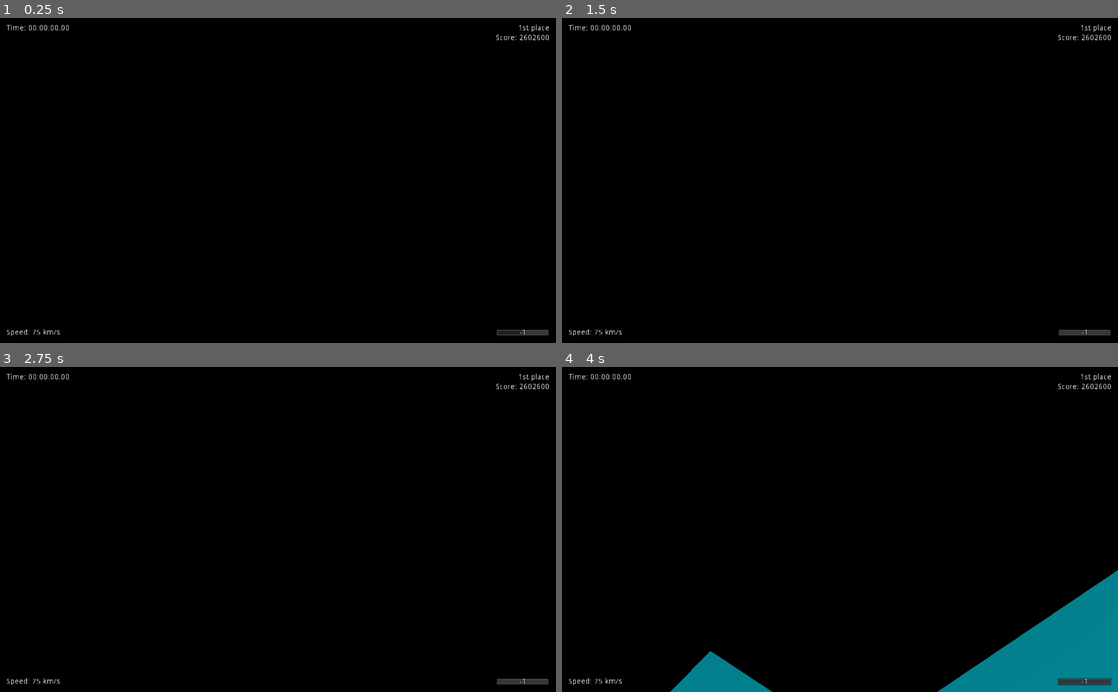
Above: before the commit, frames 1-4 (two rows, left to right).
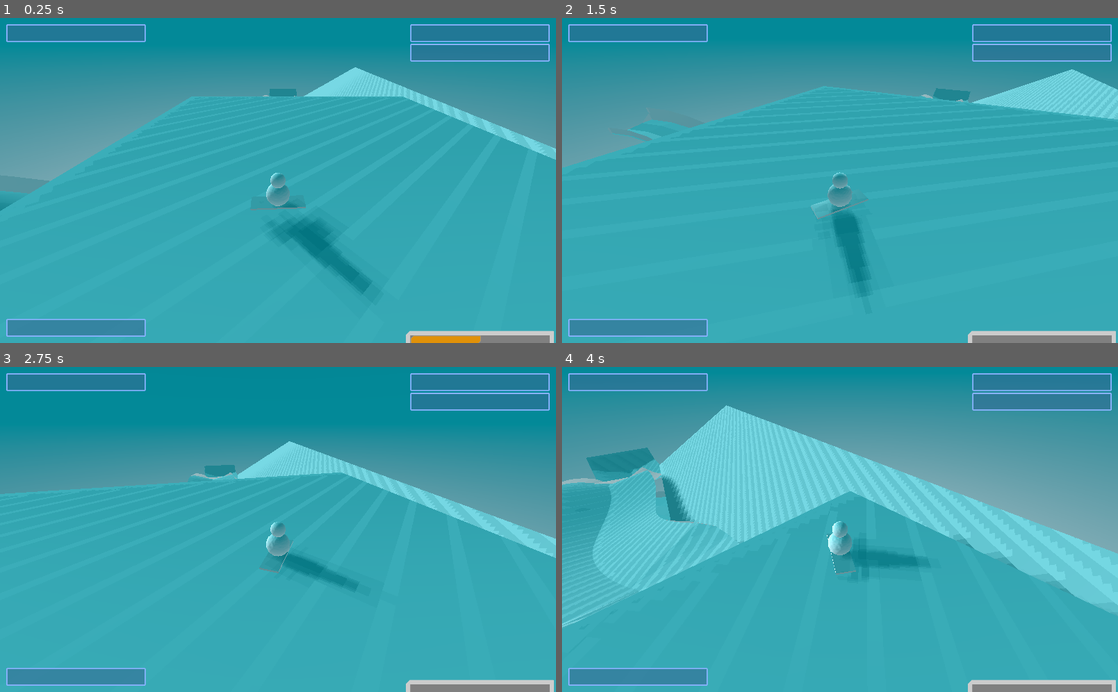
Above: after the commit, the same moments.

Repository: DeerTears/KinematicBoarder
Game: Godot game, scene res://Levels/Area1.tscn
The game is run twice, just before and just after one commit, with the same random seed, the same clock (stepped at 60 frames per second) and the same inputs.
Inputs (mouse positions are in pixels of both pictures, inside the frame that each line leads up to):
- Up to frame 1 (0.25 s): no input
- Up to frame 2 (1.5 s): move the mouse to (867, 180) at 0.52 s; hold Space (jump) 0.53-1.28 s; hold W (fwd) from 0.53 s (still down); move the mouse to (812, 180) at 1.27 s; tap Mouse wheel up (zoom_in) at 1.35 s
- Up to frame 3 (2.75 s): keep holding W (fwd); tap Space (jump) at 1.52, 1.55, 1.82, 2.3 s; move the mouse to (289, 523) at 2.02 s; hold Mouse wheel down (zoom_out) from 2.03 s (still down)
- Up to frame 4 (4 s): keep holding W (fwd); move the mouse to (834, 536) at 2.77 s; release Mouse wheel down (zoom_out) at 2.78 s; tap Space (jump) at 2.85, 3.02, 3.32, 3.77, 3.8 s; move the mouse to (878, 532) at 3.52 s; hold Mouse wheel up (zoom_in) from 3.53 s (still down)

The runs differ from the first frame. In frame 1, 100% of the frame differs, in the area x 0-100%, y 0-100%; in frame 2, 100%; in frame 3, 100%; in frame 4, 100%.

Commit message:
++fonts/themed HUD, ++speedometer, some ramp phys

Diff:
--- a/Actors/Player.tscn
+++ b/Actors/Player.tscn
@@ -1,28 +1,48 @@
-[gd_scene load_steps=20 format=2]
+[gd_scene load_steps=22 format=2]
 
 [ext_resource path="res://Actors/Scripts/Player.gd" type="Script" id=1]
 [ext_resource path="res://Actors/Scripts/Rider.gd" type="Script" id=2]
-[ext_resource path="res://icon.png" type="Texture" id=3]
-
-[sub_resource type="CubeMesh" id=1]
-size = Vector3( 0.5, 1, 0.5 )
+[ext_resource path="res://UI/Themes/slopestyle_a2.tres" type="Theme" id=4]
+
+[sub_resource type="OpenSimplexNoise" id=19]
+period = 12.0
+
+[sub_resource type="NoiseTexture" id=20]
+width = 256
+height = 256
+seamless = true
+as_normalmap = true
+bump_strength = 4.5
+noise = SubResource( 19 )
 
 [sub_resource type="SpatialMaterial" id=2]
-flags_transparent = true
-flags_unshaded = true
 vertex_color_use_as_albedo = true
-albedo_color = Color( 1, 1, 1, 0.313726 )
-albedo_texture = ExtResource( 3 )
+normal_enabled = true
+normal_scale = 1.0
+normal_texture = SubResource( 20 )
 uv1_offset = Vector3( 0.5, 0, 0 )
 
 [sub_resource type="SphereMesh" id=3]
 material = SubResource( 2 )
-radius = 0.5
-height = 1.0
+radius = 0.4
+height = 0.8
 radial_segments = 16
 rings = 8
 
+[sub_resource type="SphereMesh" id=21]
+material = SubResource( 2 )
+radius = 0.65
+height = 1.3
+radial_segments = 16
+rings = 8
+
+[sub_resource type="SpatialMaterial" id=22]
+metallic = 0.12
+metallic_specular = 1.0
+roughness = 0.3
+
 [sub_resource type="CubeMesh" id=4]
+material = SubResource( 22 )
 size = Vector3( 1, 0.1, 3 )
 
 [sub_resource type="PrismMesh" id=5]
@@ -34,6 +54,9 @@
 
 [sub_resource type="SphereShape" id=7]
 radius = 1.5
+
+[sub_resource type="BoxShape" id=23]
+extents = Vector3( 0.5, 0.15, 1.8 )
 
 [sub_resource type="PrismMesh" id=8]
 size = Vector3( 0.5, 0.5, 0.2 )
@@ -45,30 +68,9 @@
 radial_segments = 4
 rings = 1
 
-[sub_resource type="Curve" id=10]
-bake_resolution = 32
-_data = [ Vector2( 0, 0 ), 0.0, 0.0, 0, 0, Vector2( 1, 1 ), 0.0, 0.0, 0, 0 ]
-
-[sub_resource type="CurveTexture" id=11]
-curve = SubResource( 10 )
-
-[sub_resource type="SpatialMaterial" id=12]
-resource_local_to_scene = true
-flags_transparent = true
-flags_unshaded = true
-params_billboard_mode = 2
-albedo_texture = SubResource( 11 )
-distance_fade_mode = 1
-distance_fade_min_distance = 10.0
-distance_fade_max_distance = 20.0
-
-[sub_resource type="QuadMesh" id=13]
-material = SubResource( 12 )
-size = Vector2( 2, 1 )
-
 [sub_resource type="QuadMesh" id=14]
 resource_local_to_scene = true
-size = Vector2( 4, 1 )
+size = Vector2( 6, 1.5 )
 
 [sub_resource type="ViewportTexture" id=15]
 viewport_path = NodePath("InfoBillboard/Viewport")
@@ -81,11 +83,20 @@
 params_billboard_mode = 1
 albedo_texture = SubResource( 15 )
 
+[sub_resource type="DynamicFontData" id=17]
+font_path = "res://Fonts/src/Sarpanch-Black.ttf"
+
+[sub_resource type="DynamicFont" id=18]
+size = 24
+use_mipmaps = true
+use_filter = true
+font_data = SubResource( 17 )
+
 [node name="Player" type="Spatial"]
 script = ExtResource( 1 )
 
 [node name="Rider" type="KinematicBody" parent="."]
-collision_mask = 16
+collision_mask = 20
 script = ExtResource( 2 )
 
 [node name="TransformCam" type="RemoteTransform" parent="Rider"]
@@ -105,14 +116,14 @@
 
 [node name="Meshes" type="Spatial" parent="Rider"]
 
-[node name="Body" type="MeshInstance" parent="Rider/Meshes"]
-transform = Transform( 1, 0, 0, 0, 1, 0, 0, 0, 1, 0, 0.05, 0 )
-mesh = SubResource( 1 )
-material/0 = null
-
 [node name="Head" type="MeshInstance" parent="Rider/Meshes"]
 transform = Transform( 1, 0, 0, 0, 1, 0, 0, 0, 1, 0, 1, 0 )
 mesh = SubResource( 3 )
+material/0 = null
+
+[node name="Body" type="MeshInstance" parent="Rider/Meshes"]
+transform = Transform( 1, 0, 0, 0, 1, 0, 0, 0, 1, 0, 0.1, 0 )
+mesh = SubResource( 21 )
 material/0 = null
 
 [node name="Board" type="MeshInstance" parent="Rider/Meshes"]
@@ -136,6 +147,13 @@
 
 [node name="CollisionShape" type="CollisionShape" parent="Rider/FinishDetector"]
 shape = SubResource( 7 )
+
+[node name="RampDetector" type="Area" parent="Rider"]
+collision_mask = 4
+
+[node name="CollisionShape" type="CollisionShape" parent="Rider/RampDetector"]
+transform = Transform( 1, 0, 0, 0, 1, 0, 0, 0, 1, 0, -0.5, 0 )
+shape = SubResource( 23 )
 
 [node name="CamJoint" type="Spatial" parent="."]
 transform = Transform( -1, 0, -3.25841e-07, 0, 1, 0, 3.25841e-07, 0, -1, 0, 1, 0 )
@@ -161,11 +179,6 @@
 material/0 = null
 
 [node name="InfoBillboard" type="Spatial" parent="."]
-
-[node name="Rank" type="MeshInstance" parent="InfoBillboard"]
-transform = Transform( 1, 0, 0, 0, 1, 0, 0, 0, 1, 0, 3.2, 0 )
-mesh = SubResource( 13 )
-material/0 = null
 
 [node name="Time" type="MeshInstance" parent="InfoBillboard"]
 transform = Transform( 1, 0, 0, 0, 1, 0, 0, 0, 1, 0, 2.2, 0 )
@@ -183,22 +196,20 @@
 render_target_v_flip = true
 gui_disable_input = true
 
-[node name="MarginContainer" type="MarginContainer" parent="InfoBillboard/Viewport"]
-anchor_right = 1.0
-anchor_bottom = 1.0
-__meta__ = {
-"_edit_use_anchors_": false
-}
-
-[node name="Label" type="Label" parent="InfoBillboard/Viewport/MarginContainer"]
-margin_top = 25.0
-margin_right = 256.0
-margin_bottom = 39.0
-custom_colors/font_color = Color( 1, 0, 0.890196, 1 )
-custom_colors/font_color_shadow = Color( 1, 1, 1, 1 )
-custom_constants/shadow_offset_x = 2
-custom_constants/shadow_offset_y = 2
-text = "Time!!!"
+[node name="Margin" type="MarginContainer" parent="InfoBillboard/Viewport"]
+anchor_right = 1.0
+anchor_bottom = 1.0
+theme = ExtResource( 4 )
+__meta__ = {
+"_edit_use_anchors_": false
+}
+
+[node name="TimeLabel" type="Label" parent="InfoBillboard/Viewport/Margin"]
+margin_top = 14.0
+margin_right = 256.0
+margin_bottom = 49.0
+custom_fonts/font = SubResource( 18 )
+text = "Time!"
 align = 1
 valign = 1
 
@@ -208,6 +219,7 @@
 [node name="Margin" type="MarginContainer" parent="UI"]
 anchor_right = 1.0
 anchor_bottom = 1.0
+theme = ExtResource( 4 )
 custom_constants/margin_right = 12
 custom_constants/margin_top = 12
 custom_constants/margin_left = 12
@@ -223,50 +235,90 @@
 margin_bottom = 588.0
 
 [node name="VBoxL" type="VBoxContainer" parent="UI/Margin/HBox"]
-margin_right = 116.0
+margin_right = 256.0
 margin_bottom = 576.0
-__meta__ = {
-"_edit_use_anchors_": false
-}
-
-[node name="Time" type="Label" parent="UI/Margin/HBox/VBoxL"]
-margin_right = 116.0
-margin_bottom = 14.0
+size_flags_vertical = 3
+__meta__ = {
+"_edit_use_anchors_": false
+}
+
+[node name="Panel" type="Panel" parent="UI/Margin/HBox/VBoxL"]
+margin_right = 256.0
+margin_bottom = 32.0
+rect_min_size = Vector2( 256, 32 )
+size_flags_vertical = 2
+
+[node name="Time" type="Label" parent="UI/Margin/HBox/VBoxL/Panel"]
+anchor_right = 1.0
+anchor_bottom = 1.0
 size_flags_vertical = 0
 text = "Time: 00:00:00.00"
-
-[node name="Speed" type="Label" parent="UI/Margin/HBox/VBoxL"]
-margin_top = 562.0
-margin_right = 116.0
+align = 1
+valign = 1
+__meta__ = {
+"_edit_use_anchors_": false
+}
+
+[node name="Panel2" type="Panel" parent="UI/Margin/HBox/VBoxL"]
+margin_top = 544.0
+margin_right = 256.0
 margin_bottom = 576.0
+rect_min_size = Vector2( 256, 32 )
+size_flags_vertical = 10
+
+[node name="Speed" type="Label" parent="UI/Margin/HBox/VBoxL/Panel2"]
+anchor_right = 1.0
+anchor_bottom = 1.0
 size_flags_vertical = 10
 text = "Speed: 75 km/s"
+align = 1
+valign = 1
+__meta__ = {
+"_edit_use_anchors_": false
+}
 
 [node name="VBoxR" type="VBoxContainer" parent="UI/Margin/HBox"]
-margin_left = 901.0
+margin_left = 744.0
 margin_right = 1000.0
 margin_bottom = 576.0
 size_flags_horizontal = 10
 
-[node name="Rank" type="Label" parent="UI/Margin/HBox/VBoxR"]
-margin_right = 99.0
-margin_bottom = 14.0
+[node name="Panel" type="Panel" parent="UI/Margin/HBox/VBoxR"]
+margin_right = 256.0
+margin_bottom = 32.0
+rect_min_size = Vector2( 256, 32 )
+
+[node name="Rank" type="Label" parent="UI/Margin/HBox/VBoxR/Panel"]
+anchor_right = 1.0
+anchor_bottom = 1.0
 size_flags_vertical = 0
 text = "1st place"
-align = 2
-valign = 1
-
-[node name="Score" type="Label" parent="UI/Margin/HBox/VBoxR"]
-margin_top = 18.0
-margin_right = 99.0
-margin_bottom = 32.0
+align = 1
+valign = 1
+__meta__ = {
+"_edit_use_anchors_": false
+}
+
+[node name="Panel2" type="Panel" parent="UI/Margin/HBox/VBoxR"]
+margin_top = 36.0
+margin_right = 256.0
+margin_bottom = 68.0
+rect_min_size = Vector2( 256, 32 )
+
+[node name="Score" type="Label" parent="UI/Margin/HBox/VBoxR/Panel2"]
+anchor_right = 1.0
+anchor_bottom = 1.0
 size_flags_vertical = 0
 text = "Score: 2602600"
-align = 2
+align = 1
+valign = 1
+__meta__ = {
+"_edit_use_anchors_": false
+}
 
 [node name="JumpInt" type="Label" parent="UI/Margin/HBox/VBoxR"]
-margin_top = 562.0
-margin_right = 99.0
+margin_top = 555.0
+margin_right = 256.0
 margin_bottom = 576.0
 size_flags_vertical = 10
 text = "-1"
@@ -289,3 +341,5 @@
 "_edit_use_anchors_": false
 }
 [connection signal="area_entered" from="Rider/FinishDetector" to="." method="_on_FinishDetector_area_entered"]
+[connection signal="body_entered" from="Rider/RampDetector" to="Rider" method="_on_RampDetector_body_entered"]
+[connection signal="body_exited" from="Rider/RampDetector" to="Rider" method="_on_RampDetector_body_exited"]
--- a/Actors/Scripts/Player.gd
+++ b/Actors/Scripts/Player.gd
@@ -17,6 +17,9 @@
 var y_inversion: int = -1 # some lazy enums
 var x_inversion: int = -1 # some lazy enums
 
+# input smoothing: (bad practice I know)
+var decay: float = 0.89
+
 export var stage_of_race: String = "ready"
 
 func _ready():
@@ -24,7 +27,7 @@
 
 func init():
 	CameraNode.set_translation(Vector3(10,0,0))
-	CamJoint.rotation_degrees = Vector3(180, 0, 15)
+	CamJoint.rotation_degrees = Vector3(0, 180, 35)
 	if invert_y: # I should learn how to use enums here instead
 		y_inversion = -1
 	else:
@@ -35,7 +38,6 @@
 		x_inversion = -1
 	Input.set_mouse_mode(Input.MOUSE_MODE_CAPTURED)
 	$Rider/Meshes/EditorArrow.visible = false
-	$InfoBillboard/Rank.visible = false # because we're the player
 	$InfoBillboard/Time.visible = false
 
 func _input(event): # input only handles camera stuff
@@ -90,7 +92,12 @@
 	elif Input.is_action_pressed("left"):
 		Rider.input_strength.x = Input.get_action_strength("left") * -1
 	else:
-		Rider.input_strength.x = 0
+		var round_check = Rider.input_strength.x
+		round_check *= decay
+		if abs(round_check) < 0.1:
+			round_check = 0
+		Rider.input_strength.x = round_check
+
 	Rider.input_strength.normalized()
 
 	# jumping
@@ -110,12 +117,16 @@
 		$UI/Margin/HBox/VBoxR/JumpInt/Progress.value = Rider.jump_strength
 		return
 
+	# speedometer
+
+	$UI/Margin/HBox/VBoxL/Panel2/Speed.text = "%7.3f" % [Rider.velocity_length - 4]
+
 
 func _on_FinishDetector_area_entered(area):
 	if stage_of_race != "finished" and area.name == "Finish":
 		stage_of_race = "finished"
 		var finish_timestamp = RaceSession.convert_msec_to_timestamp(RaceSession.get_time())
 		print_debug(finish_timestamp)
+		$InfoBillboard/Viewport/Margin/TimeLabel.text = finish_timestamp
 		$InfoBillboard/Time.visible = true
-		# todo: make the rank lock in at this point
-		$InfoBillboard/Rank.visible = true
+		# todo: make the time/rank lock in at this point
--- a/Actors/Scripts/Rider.gd
+++ b/Actors/Scripts/Rider.gd
@@ -1,12 +1,13 @@
 extends KinematicBody
 
+export var velocity_length: float = 0
 export var input_strength = Vector2.ZERO # input x = l/r, input y = fwd/back
 export var jump_strength = -1 # 3 parts: just pressed, pressed and released
 # todo: add frame timer to determine how big a jump should be
 var jump_was_pressed = false
 
 # stats
-export var accel: float = 800.0
+export var accel: float = 850.0
 export var edging: float = 2.0
 
 # clamps
@@ -22,6 +23,7 @@
 var dampening = 0.9825 # right now pushing forward makes you move, and this slows you down otherwise
 var currently_on_floor = false
 var was_on_floor = false
+var is_on_ramp = false
 
 # visual turning & calculation of rotated_magnitude
 onready var Meshes = $Meshes
@@ -33,17 +35,21 @@
 	magnitude = clamp(magnitude, max_reverse, max_speed)
 
 	if is_on_floor():
-		velocity.y = -5
+		velocity.y = -4
 		current_floor_normal = get_floor_normal()
 		rotation = rotation.move_toward(current_floor_normal, delta * 4)
 		was_on_floor = true
 	elif was_on_floor:
 		velocity.y = -2
-		launched_velocity = velocity * 1.25
-		was_on_floor = false
+		if is_on_ramp:
+			launched_velocity = velocity * 1.65
+			#launched_velocity = launched_velocity.rotated(Vector3.FORWARD, deg2rad(-45)) # works in one direction, doesn't remove itself after launching
+		else:
+			launched_velocity = velocity * 1.25
+			was_on_floor = false
 	else:
-		rotation = rotation.move_toward(Vector3.UP, delta * 0.25)
-		turn_amount *= 0.8
+		rotation = rotation.move_toward(Vector3.UP, delta * 0.2)
+		turn_amount *= 0.6
 	Meshes.set_rotation(Vector3(0, Meshes.rotation.y + (turn_amount / 2), 0))
 	Collision.set_rotation(Vector3(0, Collision.rotation.y + (turn_amount / 2), 0))
 
@@ -55,11 +61,13 @@
 		rotated_magnitude.z = magnitude
 		rotated_magnitude = rotated_magnitude.rotated(current_floor_normal, Meshes.rotation.y + 0.98)
 		rotated_magnitude.y = 0 # but don't fly upwards if we face upwards
+		if is_on_ramp:
+			rotated_magnitude *= 1.65
 		if jump_strength == 0:
 			jump_was_pressed = true
 		if jump_strength == -1 and jump_was_pressed:
 			jump_was_pressed = false
-			velocity += current_floor_normal * 30
+			velocity += current_floor_normal * 40
 			currently_on_floor = false
 	else:
 		velocity += launched_velocity * delta
@@ -68,5 +76,15 @@
 	velocity = velocity.rotated(Vector3.UP, turn_amount / 2)
 # warning-ignore:return_value_discarded
 	move_and_slide(velocity, current_floor_normal, false, 4, 1.1, false)
+	velocity_length = velocity.length()
 	velocity.x *= dampening # todo: eventually replace this system
 	velocity.z *= dampening # I'd hope to advance normally when pressing nothing and to brake harder than this when pressing back
+
+
+func _on_RampDetector_body_entered(body):
+	if "StaticBody" in body.name:
+		is_on_ramp = true
+
+func _on_RampDetector_body_exited(body):
+	if "StaticBody" in body.name:
+		is_on_ramp = false
--- /dev/null
+++ b/Fonts/Comfortaa-Bold.tres
@@ -0,0 +1,8 @@
+[gd_resource type="DynamicFont" load_steps=2 format=2]
+
+[sub_resource type="DynamicFontData" id=1]
+font_path = "res://Fonts/src/Comfortaa-Bold.ttf"
+
+[resource]
+size = 24
+font_data = SubResource( 1 )
--- /dev/null
+++ b/Fonts/Comfortaa-Light.tres
@@ -0,0 +1,9 @@
+[gd_resource type="DynamicFont" load_steps=2 format=2]
+
+[sub_resource type="DynamicFontData" id=1]
+font_path = "res://Fonts/src/Comfortaa-Light.ttf"
+
+[resource]
+size = 18
+use_mipmaps = true
+font_data = SubResource( 1 )
--- /dev/null
+++ b/Fonts/Sarpanch-Black.tres
@@ -0,0 +1,8 @@
+[gd_resource type="DynamicFont" load_steps=2 format=2]
+
+[sub_resource type="DynamicFontData" id=1]
+font_path = "res://Fonts/src/Sarpanch-Black.ttf"
+
+[resource]
+size = 18
+font_data = SubResource( 1 )
--- /dev/null
+++ b/Fonts/Sarpanch-SemiBold.tres
@@ -0,0 +1,9 @@
+[gd_resource type="DynamicFont" load_steps=2 format=2]
+
+[sub_resource type="DynamicFontData" id=1]
+font_path = "res://Fonts/src/Sarpanch-SemiBold.ttf"
+
+[resource]
+size = 24
+extra_spacing_char = 1
+font_data = SubResource( 1 )
--- a/Levels/Area1.tscn
+++ b/Levels/Area1.tscn
@@ -11,14 +11,14 @@
 
 [sub_resource type="Curve3D" id=2]
 _data = {
-"points": PoolVector3Array( 0, 0, 0, 0, 0, 0, 179.266, 6.5467, -17.5432, -6.75024, 0, 14.8505, 6.75024, 0, -14.8505, 286.123, 0, -42.186, 13.5004, 0, 20.7007, -13.5004, 0, -20.7007, 284.773, 0, -89.8876, 0, 0, 0, 0, 0, 0, 197.47, 0, -133.539 ),
-"tilts": PoolRealArray( 0, 0, 0, 0 )
+"points": PoolVector3Array( 0, 0, 0, 0, 0, 0, 179.266, 6.5467, -17.5432, -17.924, 0, 28.7149, 17.924, 0, -28.7149, 274.66, 3.05176e-05, -45.11, 13.0301, 0, 19.9445, -13.0301, 0, -19.9445, 276.306, -18.916, -101.26, 39.8717, -1.09739, -5.0238, -39.8717, 1.09739, 5.0238, 203.887, -17.083, -112, 31.0926, 0, 0, -31.0926, 0, 0, 110.982, -38.4775, -55, 0, 0, 0, 0, 0, 0, 43.6426, -39.4623, -36.1111 ),
+"tilts": PoolRealArray( 0, 0, 0, 0, 0, 0 )
 }
 
 [sub_resource type="Curve3D" id=3]
 _data = {
-"points": PoolVector3Array( 0, 0, 0, 0, 0, 0, 129.69, -20.4696, -110.491, 23.3794, -4.46296, -38.7469, -23.3794, 4.46296, 38.7469, 45.4805, -15.689, -102.264, -16.4588, 0, -31.2032, 16.4588, 0, 31.2032, 75.1755, -47.0148, -4.04427, 34.2893, 0, -6.51495, -34.2893, 0, 6.5 …(317 unchanged characters)…
-"tilts": PoolRealArray( 0, 0, 0, 0, 0, 0, 0, 0 )
+"points": PoolVector3Array( -16.4588, 0, -31.2032, 16.4588, 0, 31.2032, 68.8549, -8.96067, -214.693, 0, 0.321905, -41.47, 0, -0.321905, 41.47, 77, -31, -52, 34.2893, 0, -6.51495, -34.2893, 0, 6.5 …(317 unchanged characters)…
+"tilts": PoolRealArray( 0, 0, 0, 0, 0, 0, 0 )
 }
 
 [sub_resource type="CylinderMesh" id=4]
@@ -62,6 +62,20 @@
 [sub_resource type="BoxShape" id=12]
 extents = Vector3( 20, 10, 1 )
 
+[sub_resource type="PrismMesh" id=13]
+left_to_right = 1.0
+size = Vector3( 20, 10, 25 )
+
+[sub_resource type="ConvexPolygonShape" id=14]
+points = PoolVector3Array( 10, 5, 12.5, 10, 5, -12.5, 10, 5, 12.5, 10, 5, -12.5, -10, -5, 12.5, 10, -5, -12.5, 10, -5, 12.5, -10, -5, -12.5, 10, 5, 12.5, 10, 5, -12.5, 10, 5, -12.5, 10, 5, 12.5, 10, -5, 12.5, -10, -5, -12.5, 10, -5, -12.5, -10, -5, 12.5, -10, -5, 12.5, 10, -5, 12.5, -10, -5, -12.5, 10, -5, -12.5 )
+
+[sub_resource type="PrismMesh" id=15]
+left_to_right = 1.0
+size = Vector3( 10, 5, 20 )
+
+[sub_resource type="ConvexPolygonShape" id=16]
+points = PoolVector3Array( 5, 2.5, 10, 5, 2.5, -10, 5, 2.5, 10, 5, 2.5, -10, -5, -2.5, 10, 5, -2.5, -10, 5, -2.5, 10, -5, -2.5, -10, 5, 2.5, 10, 5, 2.5, -10, 5, 2.5, -10, 5, 2.5, 10, 5, -2.5, 10, -5, -2.5, -10, 5, -2.5, -10, -5, -2.5, 10, -5, -2.5, 10, 5, -2.5, 10, -5, -2.5, -10, 5, -2.5, -10 )
+
 [node name="World" type="Spatial"]
 
 [node name="PathA" type="Path" parent="."]
@@ -219,7 +233,7 @@
 path_joined = false
 
 [node name="PathFollow" type="PathFollow" parent="PathC"]
-transform = Transform( 0.999976, 0.0067202, 0.00139, -0.00672018, 0.999977, -2.46919e-05, -0.00139013, 1.53503e-05, 0.999997, -253.074, -91.1041, 102.149 )
+transform = Transform( 0.999976, 0.0067202, 0.00139, -0.00672018, 0.999977, -2.46919e-05, -0.00139013, 1.53503e-05, 0.999997, -254.975, -91.0878, 102.168 )
 offset = 750.837
 rotation_mode = 0
 loop = false
@@ -252,7 +266,7 @@
 light_energy = 0.5
 shadow_enabled = true
 shadow_bias = 0.07
-directional_shadow_mode = 0
+directional_shadow_mode = 1
 directional_shadow_split_1 = 0.2
 directional_shadow_split_2 = 0.7
 directional_shadow_split_3 = 0.9
@@ -262,7 +276,7 @@
 [node name="Brushes" type="Spatial" parent="."]
 
 [node name="Rock1" type="MeshInstance" parent="Brushes"]
-transform = Transform( 0.99557, 0.0470107, -0.081425, 0, 0.866025, 0.5, 0.0940214, -0.497785, 0.862189, 9.11385, -10.2901, 27.3093 )
+transform = Transform( 0.99557, 0.0470107, -0.081425, 0, 0.866025, 0.5, 0.0940214, -0.497785, 0.862189, 9.24154, -10.2901, 27.3842 )
 mesh = SubResource( 8 )
 material/0 = null
 
@@ -320,4 +334,29 @@
 transform = Transform( -4.37114e-08, 0, -1, 0, 1, 0, 1, 0, -4.37114e-08, -21, 11, 0 )
 shape = SubResource( 12 )
 
+[node name="Ramp" type="MeshInstance" parent="Brushes"]
+transform = Transform( -0.906308, 0, -0.422618, 0, 1, 0, 0.422618, 0, -0.906308, -12.0405, -54.7803, -19.7645 )
+mesh = SubResource( 13 )
+material/0 = null
+
+[node name="StaticBody" type="StaticBody" parent="Brushes/Ramp"]
+collision_layer = 4
+collision_mask = 0
+
+[node name="CollisionShape" type="CollisionShape" parent="Brushes/Ramp/StaticBody"]
+transform = Transform( 1, 0, 0, 0, 1, 0, 0, 0, 1, 0, 0, 0 )
+shape = SubResource( 14 )
+
+[node name="Ramp2" type="MeshInstance" parent="Brushes"]
+transform = Transform( 1, 0, 0, 0, 1, 0, 0, 0, 1, 104.198, -5.61561, 0.0665293 )
+mesh = SubResource( 15 )
+material/0 = null
+
+[node name="StaticBody" type="StaticBody" parent="Brushes/Ramp2"]
+collision_layer = 4
+collision_mask = 0
+
+[node name="CollisionShape" type="CollisionShape" parent="Brushes/Ramp2/StaticBody"]
+shape = SubResource( 16 )
+
 [node name="RaceLogic" parent="." instance=ExtResource( 2 )]
--- a/UI/Themes/slopestyle_a2.tres
+++ b/UI/Themes/slopestyle_a2.tres
@@ -1,4 +1,8 @@
-[gd_resource type="Theme" load_steps=13 format=2]
+[gd_resource type="Theme" load_steps=16 format=2]
+
+[ext_resource path="res://Fonts/Comfortaa-Bold.tres" type="DynamicFont" id=1]
+[ext_resource path="res://Fonts/Sarpanch-SemiBold.tres" type="DynamicFont" id=2]
+[ext_resource path="res://Fonts/Comfortaa-Light.tres" type="DynamicFont" id=3]
 
 [sub_resource type="StyleBoxFlat" id=1]
 bg_color = Color( 0.15, 0.348333, 0.5, 0.705882 )
@@ -138,12 +142,13 @@
 corner_detail = 1
 
 [resource]
+default_font = ExtResource( 1 )
 Button/colors/font_color = Color( 0.792157, 0.439216, 0.105882, 1 )
 Button/colors/font_color_disabled = Color( 0.733333, 0.745098, 0.756863, 0.211765 )
 Button/colors/font_color_hover = Color( 0.733333, 0.745098, 0.756863, 1 )
 Button/colors/font_color_pressed = Color( 0.792157, 0.439216, 0.105882, 1 )
 Button/constants/hseparation = 2
-Button/fonts/font = null
+Button/fonts/font = ExtResource( 2 )
 Button/styles/disabled = null
 Button/styles/focus = null
 Button/styles/hover = SubResource( 1 )
@@ -181,7 +186,7 @@
 Label/constants/shadow_as_outline = 0
 Label/constants/shadow_offset_x = 0
 Label/constants/shadow_offset_y = -2
-Label/fonts/font = null
+Label/fonts/font = ExtResource( 3 )
 Label/styles/normal = SubResource( 6 )
 Panel/styles/panel = SubResource( 7 )
 ProgressBar/colors/font_color = Color( 0.94, 0.94, 0.94, 1 )
--- a/project.godot
+++ b/project.godot
@@ -103,6 +103,7 @@
 [layer_names]
 
 3d_physics/layer_1="Rider"
+3d_physics/layer_3="Ramps"
 3d_physics/layer_4="Checkpoints"
 3d_physics/layer_5="World"
 
Not shown, added: Fonts/src/.gdignore
Not shown, added: Fonts/src/OFL-Comfortaa.txt
Not shown, added: Fonts/src/OFL-Sarpanch.txt
Not shown: 1 places in Levels/Area1.tscn that only renumber resources
